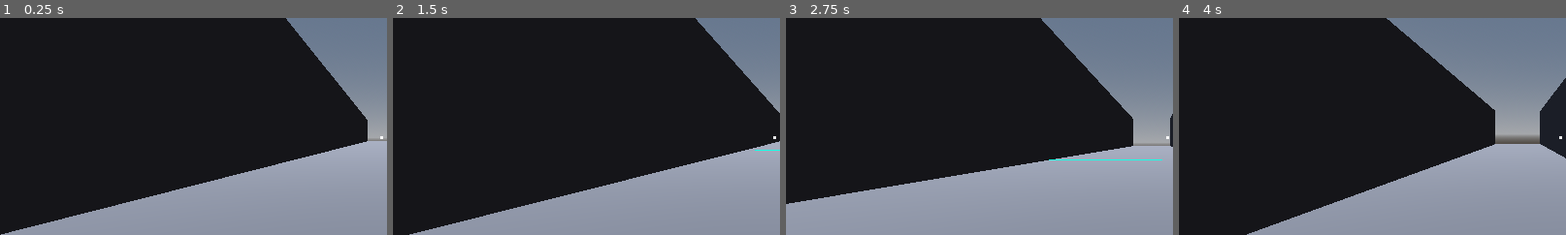
Above: before the commit, frames 1-4 (left to right).
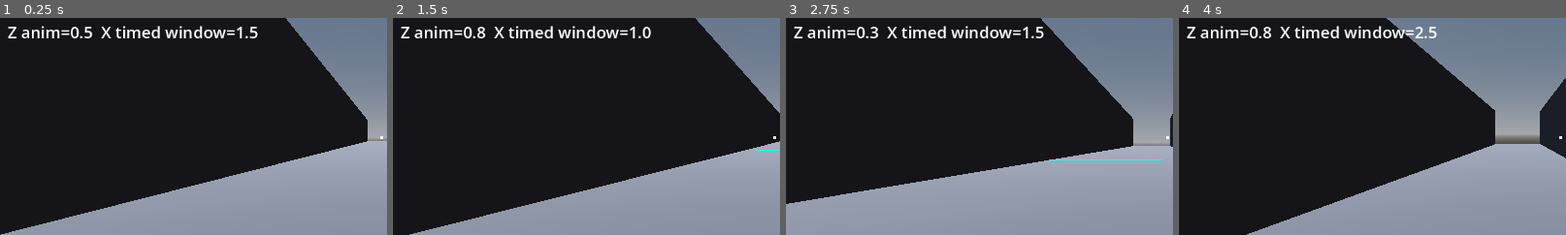
Above: after the commit, the same moments.

Repository: Crawford-Young/what-is-dark
Game: Godot game, scene res://scenes/gate_lab.tscn
Same seed, same stepped clock (60 frames per second), same inputs: the game is played once before the commit and once after it. This scene is started directly instead of the project's main scene.
Inputs (mouse positions are % of the whole screen's width and height, from its top left):
- Up to frame 1 (0.25 s): no input
- Up to frame 2 (1.5 s): tap Enter at 0.5 s; move the mouse to (55, 50) at 0.52 s; hold W (move_forward) from 0.53 s (still down); tap Z at 0.6 s; click (55, 50) at 0.67 s; tap Space (jump) at 0.77 s; tap X at 0.8, 1.35 s; move the mouse to (45, 50) at 1.27 s
- Up to frame 3 (2.75 s): keep holding W (move_forward); tap Space (jump) at 1.52 s; tap Z at 1.55 s; move the mouse to (52, 48) at 2.02 s; click (52, 48) at 2.1 s; tap X at 2.3 s
- Up to frame 4 (4 s): keep holding W (move_forward); move the mouse to (49, 52) at 2.77 s; tap Q (glance) at 2.85 s; click (49, 52) at 2.92 s; tap Space (jump) at 3.02, 3.77 s; tap Z at 3.05, 3.6 s; move the mouse to (57, 51) at 3.52 s; tap X at 3.8 s
The pictures show only the part of the screen within x 1-51%, y 22-72%; the shares and areas given below are measured in that part.

The runs differ from the first frame. In frame 1, 1.5% of the frame differs, in the area x 2-67%, y 3-10%; in frame 2, 1.5%; in frame 3, 1.5%; in frame 4, 1.5%.

Commit message:
chore: add gate-lab feel-round cycle keys (DEBUG PROBE)
What: gate-lab keys Z / X cycle GateLogic.ANIM_DURATION [0.3/0.5/0.8] and the
TIMED-50 re-close window [1.0/1.5/2.5] live, with an on-screen readout and a
`FEEL anim=.. window=..` stdout line per change (and at launch). ANIM_DURATION
const -> static var (marked). Changes land once no gate is OPENING/RECLOSING.
Verified: just test -> rc 0, Scripts 20, Tests 291, Passing 291 (adds test_feel_keys_cycle_and_apply_values in test_gate_lab_smoke.gd, DEBUG PROBE); just launch
-> rc 0, no ERROR/WARNING/SCRIPT lines.
Next: user rides Steps 4-5 in one launch; then Step 6 revert (byte-diff vs
8805ab3 empty, 0 DEBUG PROBE hits).
Ruled out: a new test script (would bump EXPECTED_SCRIPTS); a CSV column
(FEEL line orders against GATE_RUN lines in stdout).

Co-Authored-By: Claude Opus 5.5 <noreply@anthropic.com>

Diff:
--- a/scripts/gate_lab.gd
+++ b/scripts/gate_lab.gd
@@ -50,6 +50,12 @@
 var _probe_path := ""  ## DEBUG PROBE
 var _probe_cur := {}  ## DEBUG PROBE — station dict of the latest run (rows keep logging after a run ends)
 var _probe_run := {}  ## DEBUG PROBE — active run record; empty = no run in flight
+const FEEL_ANIMS := [0.3, 0.5, 0.8]  ## DEBUG PROBE — Z cycles GateLogic.ANIM_DURATION, s
+const FEEL_WINDOWS := [1.0, 1.5, 2.5]  ## DEBUG PROBE — X cycles the TIMED-50 re-close window, s
+var _feel_anim_i := 1  ## DEBUG PROBE — requested index (launch default 0.5)
+var _feel_window_i := 1  ## DEBUG PROBE — requested index (launch default 1.5)
+var _feel_applied := [1, 1]  ## DEBUG PROBE — indices in force; changes land only while no gate is animating
+var _feel_label: Label  ## DEBUG PROBE
 
 
 @onready var _player: Player = $Player
@@ -61,6 +67,7 @@
 func _ready() -> void:
 	_build_lanes()
 	_kill_y = _lowest_geometry_y - 10.0  # from the FINAL built geometry (T1's builder rule)
+	_feel_init()  ## DEBUG PROBE
 	_reset_to_station()
 
 
@@ -75,6 +82,10 @@
 				_reset_to_station()
 			KEY_R:
 				_reset_to_station()
+			KEY_Z:  ## DEBUG PROBE
+				_feel_anim_i = (_feel_anim_i + 1) % FEEL_ANIMS.size()  ## DEBUG PROBE
+			KEY_X:  ## DEBUG PROBE
+				_feel_window_i = (_feel_window_i + 1) % FEEL_WINDOWS.size()  ## DEBUG PROBE
 
 
 func _physics_process(_delta: float) -> void:
@@ -89,6 +100,7 @@
 		gate.reveal()
 	_gate_label.text = "%s / %s" % [GateLogic.State.keys()[gate.logic.state],
 		"revealed" if gate.is_revealed() else "hidden"]
+	_feel_tick()  ## DEBUG PROBE
 	_probe_tick(speed)  ## DEBUG PROBE
 
 
@@ -371,3 +383,36 @@
 		Vector2(_player.velocity.x, _player.velocity.z).length(),
 		GateLogic.State.keys()[gate.logic.state], gate.logic.openness(),
 		1 if gate.is_revealed() else 0, event])
+
+
+## DEBUG PROBE — readout label under the gate label.
+func _feel_init() -> void:
+	_feel_label = Label.new()
+	_feel_label.position = Vector2(20.0, 150.0)
+	_feel_label.add_theme_font_size_override("font_size", 24)
+	$HUD.add_child(_feel_label)
+	print("FEEL anim=%s window=%s" % [GateLogic.ANIM_DURATION, TIMED_WINDOW])
+
+
+## DEBUG PROBE — applies a requested change once no gate is mid-animation (it finishes at its old duration).
+func _feel_tick() -> void:
+	_feel_show()
+	if _feel_applied == [_feel_anim_i, _feel_window_i]:
+		return
+	for s in STATIONS:
+		var st: int = (s["gate"] as GateNode).logic.state
+		if st == GateLogic.State.OPENING or st == GateLogic.State.RECLOSING:
+			return
+	_feel_applied = [_feel_anim_i, _feel_window_i]
+	GateLogic.ANIM_DURATION = FEEL_ANIMS[_feel_anim_i]
+	var timed: GateNode = (STATIONS[STATIONS.size() - 1]["gate"] as GateNode)
+	timed.timed_window = FEEL_WINDOWS[_feel_window_i]  # survives reset(), which rebuilds the logic
+	timed.logic.timed_window = FEEL_WINDOWS[_feel_window_i]
+	print("FEEL anim=%s window=%s" % [GateLogic.ANIM_DURATION, timed.timed_window])
+
+
+## DEBUG PROBE
+func _feel_show() -> void:
+	var pending := " (pending)" if _feel_applied != [_feel_anim_i, _feel_window_i] else ""
+	_feel_label.text = "Z anim=%s  X timed window=%s%s" % [
+		FEEL_ANIMS[_feel_applied[0]], FEEL_WINDOWS[_feel_applied[1]], pending]
--- a/scripts/logic/gate_logic.gd
+++ b/scripts/logic/gate_logic.gd
@@ -6,7 +6,7 @@
 
 enum State { SHUT, OPENING, OPEN, RECLOSING }
 
-const ANIM_DURATION := 0.5
+static var ANIM_DURATION := 0.5  ## DEBUG PROBE — was const; gate_lab feel-round keys mutate it live
 const NO_RECLOSE := -1.0  ## timed_window value for gates that stay open
 
 var state: int = State.SHUT
--- a/tests/unit/test_gate_lab_smoke.gd
+++ b/tests/unit/test_gate_lab_smoke.gd
@@ -158,3 +158,33 @@
 	assert_eq(gate.logic.openness(), 0.0)
 	assert_false(gate.is_revealed())
 	assert_false(gate.try_activate_from(gate.get_node("Target")))
+
+
+func _feel_key(lab: Node3D, keycode: int) -> void:  ## DEBUG PROBE
+	var ev := InputEventKey.new()  ## DEBUG PROBE
+	ev.physical_keycode = keycode  ## DEBUG PROBE
+	ev.pressed = true  ## DEBUG PROBE
+	lab._unhandled_input(ev)  ## DEBUG PROBE
+
+
+func test_feel_keys_cycle_and_apply_values() -> void:  ## DEBUG PROBE
+	var lab: Node3D = load("res://scenes/gate_lab.tscn").instantiate()  ## DEBUG PROBE
+	add_child_autofree(lab)  ## DEBUG PROBE
+	var timed: GateNode = lab.STATIONS[lab.STATIONS.size() - 1]["gate"]  ## DEBUG PROBE
+	_feel_key(lab, KEY_Z)  ## DEBUG PROBE
+	_feel_key(lab, KEY_X)  ## DEBUG PROBE
+	assert_eq([lab._feel_anim_i, lab._feel_window_i], [2, 2], "Z/X advance the requested indices")  ## DEBUG PROBE
+	lab._feel_tick()  ## DEBUG PROBE
+	var anim_one: float = GateLogic.ANIM_DURATION  ## DEBUG PROBE
+	var window_one: float = timed.logic.timed_window  ## DEBUG PROBE
+	var window_field_one: float = timed.timed_window  ## DEBUG PROBE
+	_feel_key(lab, KEY_Z)  ## DEBUG PROBE
+	_feel_key(lab, KEY_X)  ## DEBUG PROBE
+	assert_eq([lab._feel_anim_i, lab._feel_window_i], [0, 0], "both wrap")  ## DEBUG PROBE
+	lab._feel_tick()  ## DEBUG PROBE
+	var anim_two: float = GateLogic.ANIM_DURATION  ## DEBUG PROBE
+	GateLogic.ANIM_DURATION = 0.5  ## DEBUG PROBE - restore the static for other tests
+	assert_eq(anim_one, 0.8, "one Z press from the 0.5 default applies 0.8")  ## DEBUG PROBE
+	assert_eq(window_one, 2.5, "one X press from 1.5 applies 2.5 to the live logic")  ## DEBUG PROBE
+	assert_eq(window_field_one, 2.5, "and to the field reset() rebuilds from")  ## DEBUG PROBE
+	assert_eq(anim_two, 0.3, "a second Z press wraps to 0.3")  ## DEBUG PROBE
